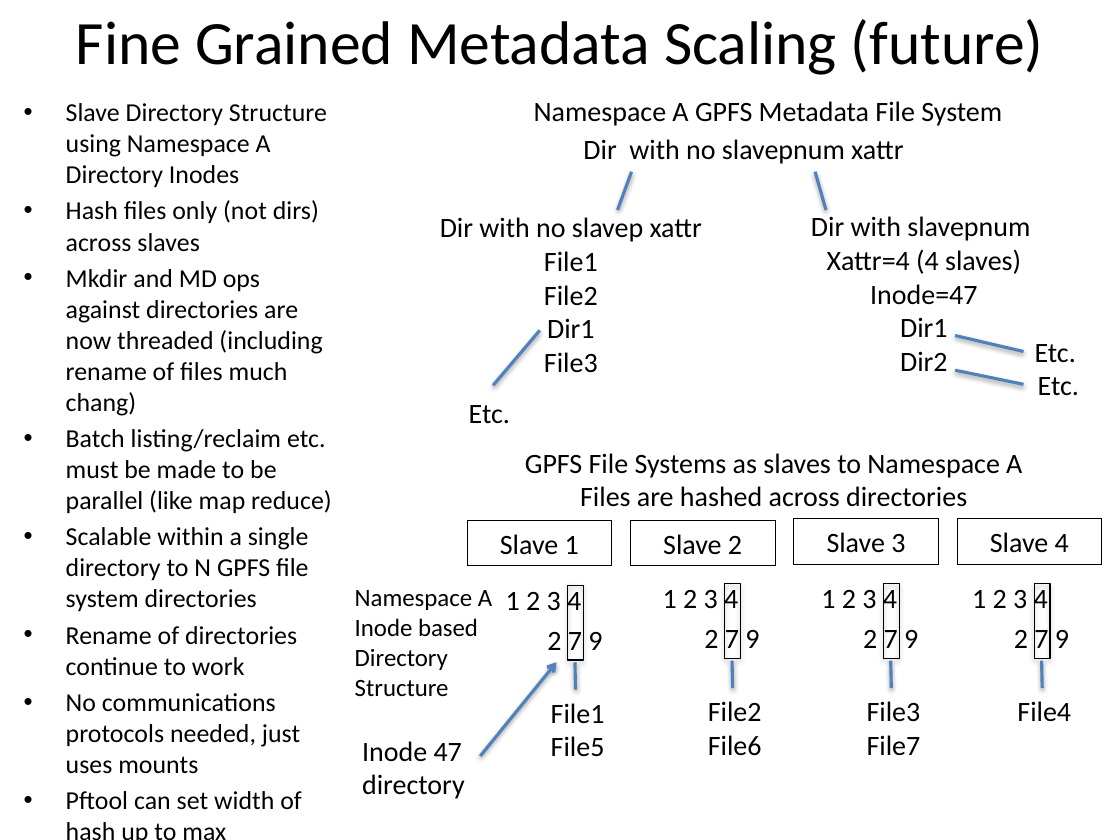
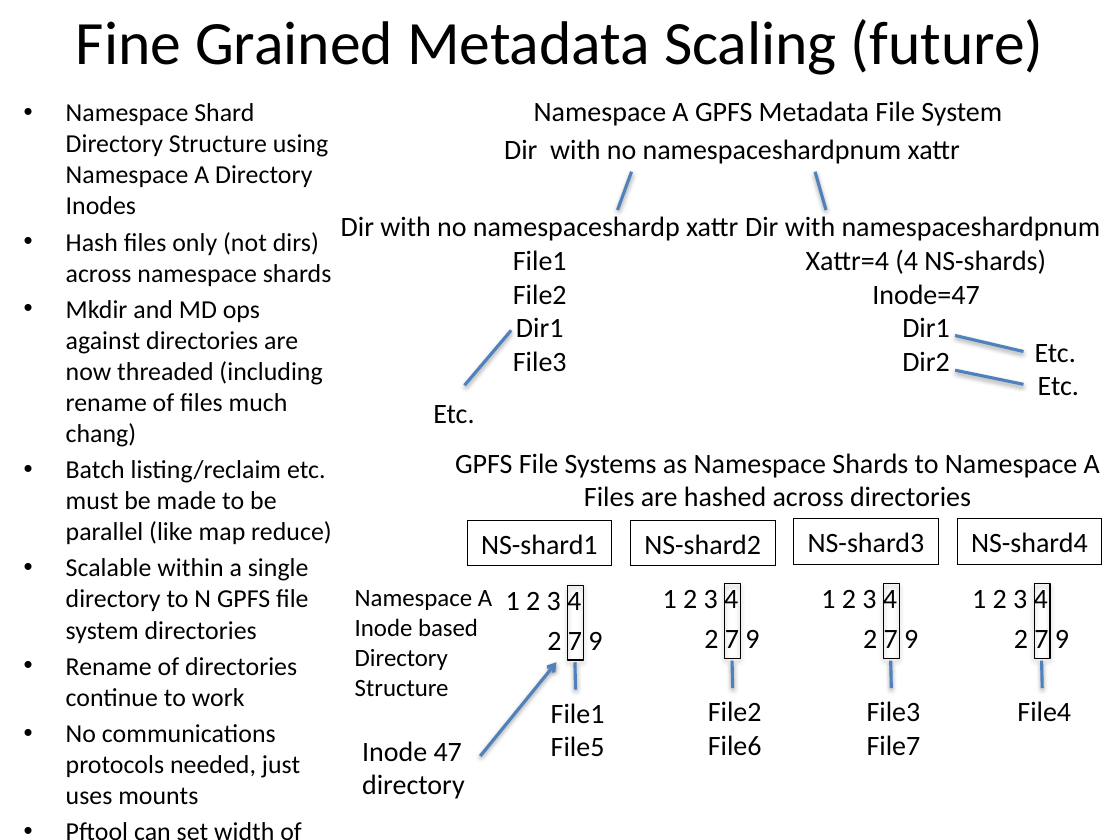
Before and after one commit to mar-file-system/marfs, a slide deck: slide 17 of Documentation/MarFS.pptx. Drawn at 1120x840 pixels with LibreOffice and Linux fonts; fonts in the diff are those of the drawing. Boxes give left, top, right and bottom in pixels: in the first picture for what was removed or moved away, otherwise in the second. Text is boxed around its words. In the diff, an @@ line names an element or a change of style, - is before the commit and + after.

Commit message:
Changed slave to namespaceshard. Continuining to reorganize docx file...

```diff
--- a/Documentation/MarFS.pptx
+++ b/Documentation/MarFS.pptx
@@ text at <box>66,103,332,286</box>: text changed @@
-• Slave Directory Structure using Namespace A Directory Inodes
-• Hash files only (not dirs) across slaves
+• Namespace Shard Directory Structure using Namespace A Directory Inodes
+• Hash files only (not dirs) across namespace shards
@@ text at <box>504,139,960,164</box>: text changed @@
-Dir with no slavepnum xattr
+Dir with no namespaceshardpnum xattr
@@ text "Dir with no namespaceshardp xattr": place and size @@
-text "Dir with no namespaceshardp xattr" at <box>440,217,702,373</box>
+text "Dir with no namespaceshardp xattr" at <box>341,216,738,372</box>
@@ text "Dir with namespaceshardpnum": place and size @@
-text "Dir with namespaceshardpnum" at <box>811,216,1030,371</box>
+text "Dir with namespaceshardpnum" at <box>745,216,1101,371</box>
@@ text at <box>341,216,738,241</box>: text changed @@
-Dir with no slavep xattr
+Dir with no namespaceshardp xattr
@@ text at <box>745,216,1101,274</box>: text changed @@
-Dir with slavepnum
-Xattr=4 (4 slaves)
+Dir with namespaceshardpnum
+Xattr=4 (4 NS-shards)
@@ line moved from (540, 330) - (493, 385) to (511, 330) - (465, 385) @@
@@ text "Etc.": place and size @@
-text "Etc." at <box>469,405,510,424</box>
+text "Etc." at <box>433,405,474,424</box>
@@ text "GPFS File Systems as Namespace ...": place and size @@
-text "GPFS File Systems as Namespace ..." at <box>525,453,1022,507</box>
+text "GPFS File Systems as Namespace ..." at <box>455,453,1100,507</box>
@@ text at <box>455,453,1100,478</box>: text changed @@
-GPFS File Systems as slaves to Namespace A
+GPFS File Systems as Namespace Shards to Namespace A
@@ text in rectangle at <box>481,534,598,555</box>: text changed @@
-Slave 1
+NS-shard1
@@ text in rectangle at <box>644,534,761,555</box>: text changed @@
-Slave 2
+NS-shard2
@@ text in rectangle at <box>808,532,925,553</box>: text changed @@
-Slave 3
+NS-shard3
@@ text in rectangle at <box>971,532,1088,553</box>: text changed @@
-Slave 4
+NS-shard4
```
Also in this commit, not shown: 1 other slide changed, 1 other file.
